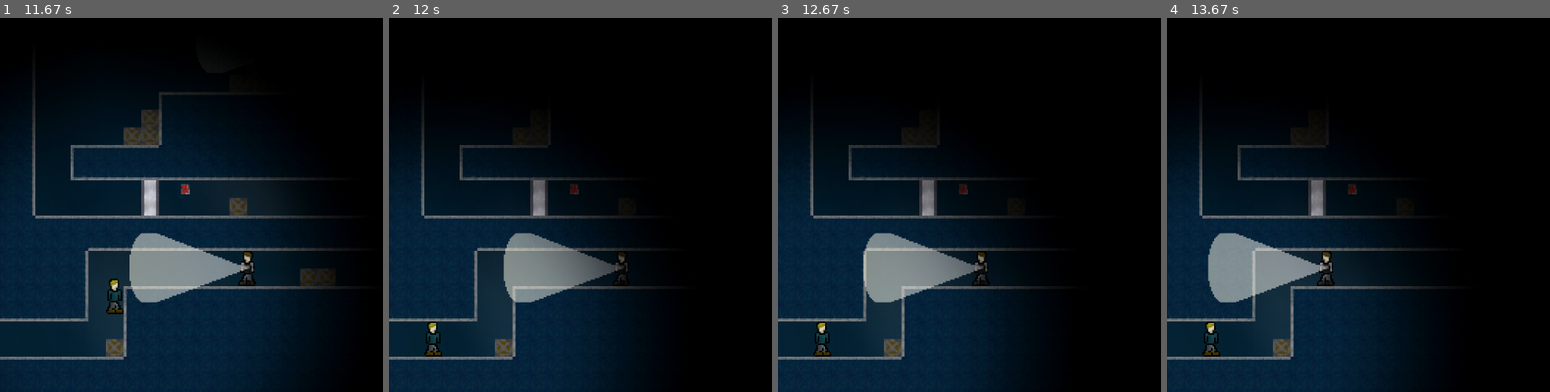
Above: before the commit, frames 1-4 (left to right).
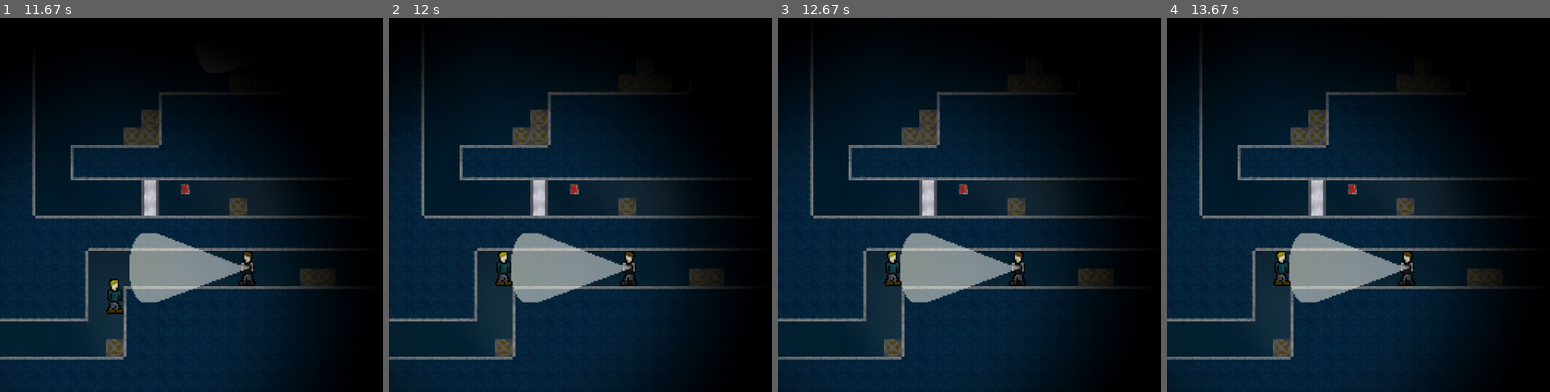
Above: after the commit, the same moments.

Repository: Sigton/stealth
Game: pygame game, started from main.py
Two runs of this game, one before a commit and one after it. Both use one fixed random seed, a clock stepped at 60 frames per second and the inputs below.
Inputs:
- Up to frame 1 (11.67 s): tap D at 0.33 s; hold Left 0.67-1.2 s; hold Up 1.67-2.03 s; hold Right 2.07-2.7 s; hold Left 2.73-3.2 s; hold Right 3.23-3.7 s; hold Up 3.73-4.03 s; hold Right 4.07-4.53 s; hold Left 4.57-5.1 s; hold Right 5.97-6.6 s; hold Left 6.63-7.1 s; hold Right 7.13-7.6 s; hold Up 7.63-7.93 s; hold Right 7.97-8.43 s; hold Left 8.47-9 s; hold Right 9.87-10.5 s; hold Left 10.53-11 s; hold Right 11.03-11.5 s; hold Up from 11.53 s (still down)
- Up to frame 2 (12 s): release Up at 11.83 s
- Up to frame 3 (12.67 s): no input
- Up to frame 4 (13.67 s): no input

Frame 1 is identical in both runs. In frame 2, 27% of the frame differs, in the area x 5-90%, y 9-94%; in frame 3, 28%; in frame 4, 31%.

Commit message:
Improved things

Diff:
--- a/main.py
+++ b/main.py
@@ -65,6 +65,7 @@
     jump = False
 
     pause = 0
+    reset = False
 
     # Loop until the window is closed
     game_exit = False
@@ -107,6 +108,10 @@
         if pause > 0:
             pause -= 1
 
+        if pause == 0 and reset:
+            player.reset()
+            reset = False
+
         # Level progression
         if player.rect.x + player.rect.width/2 >= constants.SCREEN_WIDTH:
 
@@ -119,15 +124,15 @@
             player.level = current_level
             current_level.player = player
 
-        # Check if the guards got the players
-        hit_list = pygame.sprite.spritecollide(player, current_level.entities, False)
-        for hit in hit_list:
-            if isinstance(hit, torches.Torch):
-                pause = 120
-                player.reset()
+        if not pause:
+            # Check if the guards got the players
+            hit_list = pygame.sprite.spritecollide(player, current_level.entities, False)
+            for hit in hit_list:
+                if isinstance(hit, torches.Torch):
+                    pause = 120
+                    reset = True
 
-        # Playing running and jumping
-        if not pause:
+            # Playing running and jumping
             if abs(run) > 0:
                 if run == 1:
                     player.walk_right()
@@ -137,10 +142,10 @@
             if jump:
                 player.jump()
 
-        # Update entities
-        active_sprite_list.update()
-        current_level.update()
-        blackout.update()
+            # Update entities
+            active_sprite_list.update()
+            current_level.update()
+            blackout.update()
 
         # All drawing goes here
         current_level.draw(game_display)
